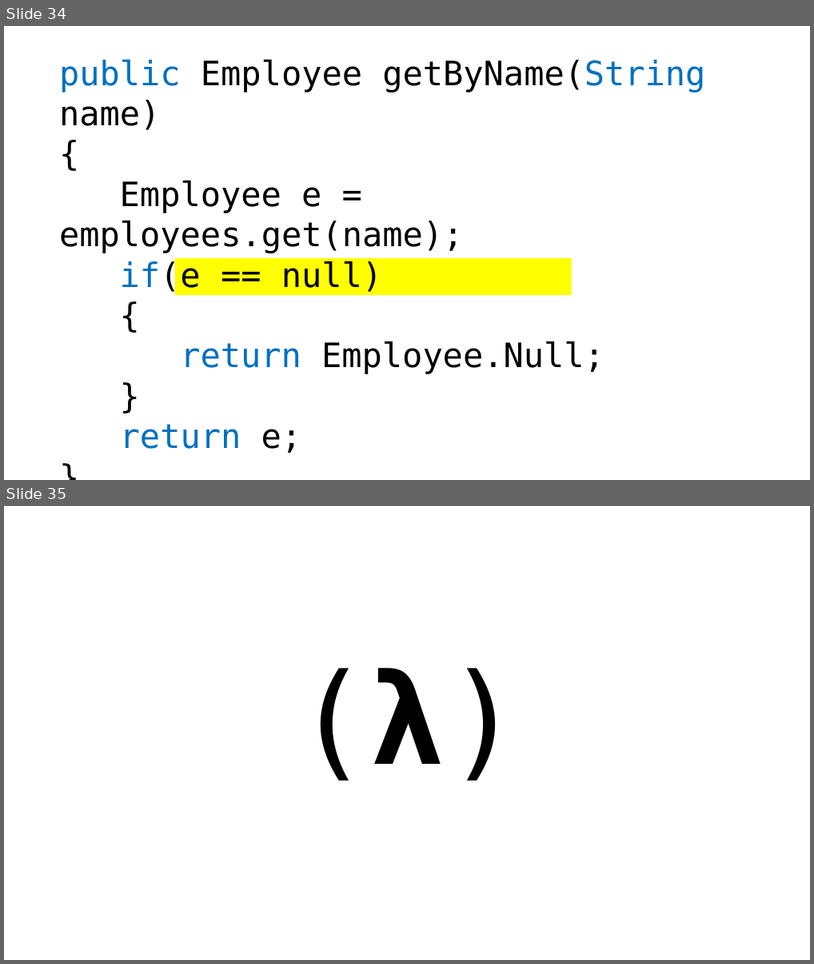
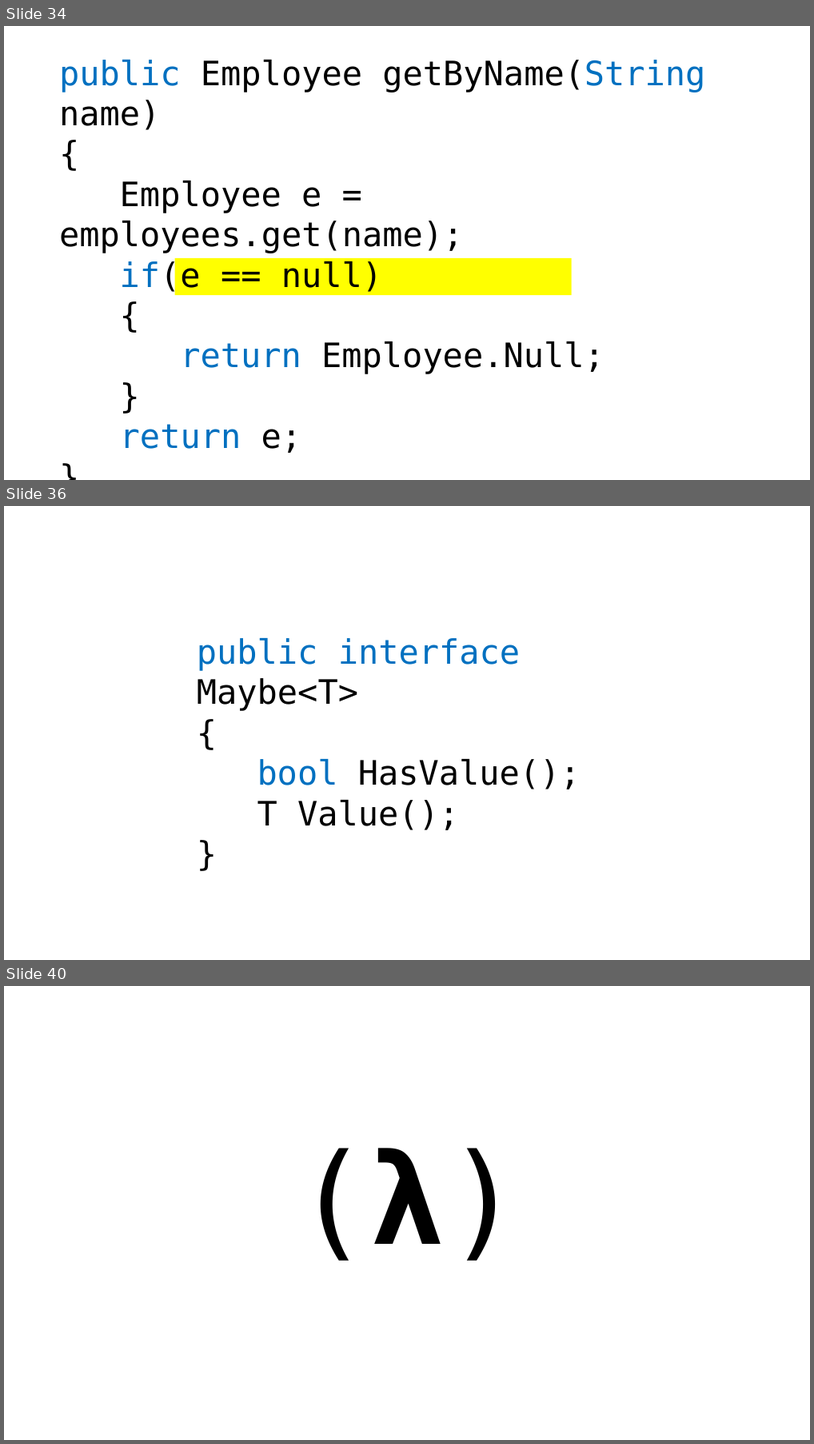
Before and after one commit to bytebarian/NullDereference, a slide deck: Prez/NULL/Nothing.pptx. Shown one above the other, each under a label of ours: slides 34 and 35 before the commit, slides 34, 36 and 40 after it; the slides between them are not shown. The pictures are 814x964 and 814x1444 pixels, drawn with LibreOffice and Linux fonts; fonts in the diff are those of the drawing. Boxes give left, top, right and bottom in pixels: in the first picture for what was removed or moved away, otherwise in the second. Text is boxed around its words. In the diff, an @@ line names an element or a change of style, - is before the commit and + after.

```diff
--- a/Prez/NULL/Nothing.pptx
+++ b/Prez/NULL/Nothing.pptx
@@ slide 36 added at (4, 506, 810, 960), background #FFFFFF @@
@@ text added at (197, 638, 581, 830), 40 pt, text #000000 @@
+public interface Maybe<T>
+{
+bool HasValue();
+T Value();
+}
@@ what was slide 35 is now slide 40 @@
```
Also in this commit, not shown: 4 other slides added.
